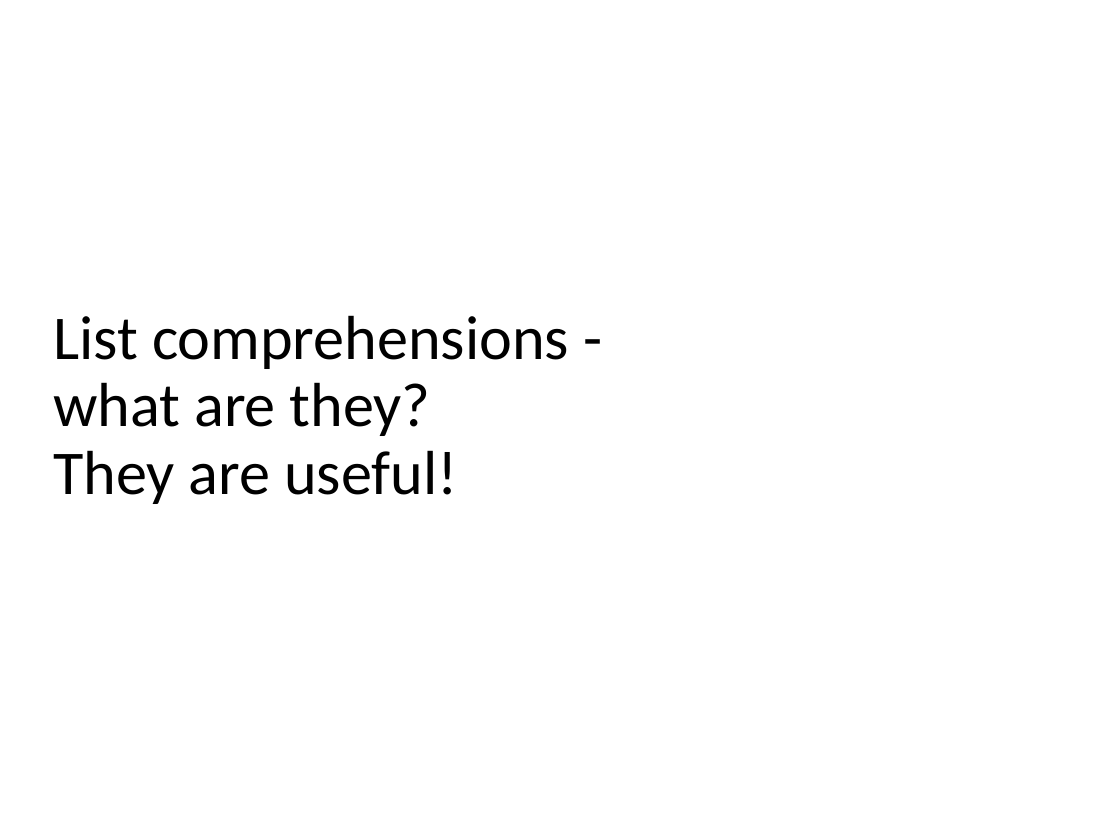
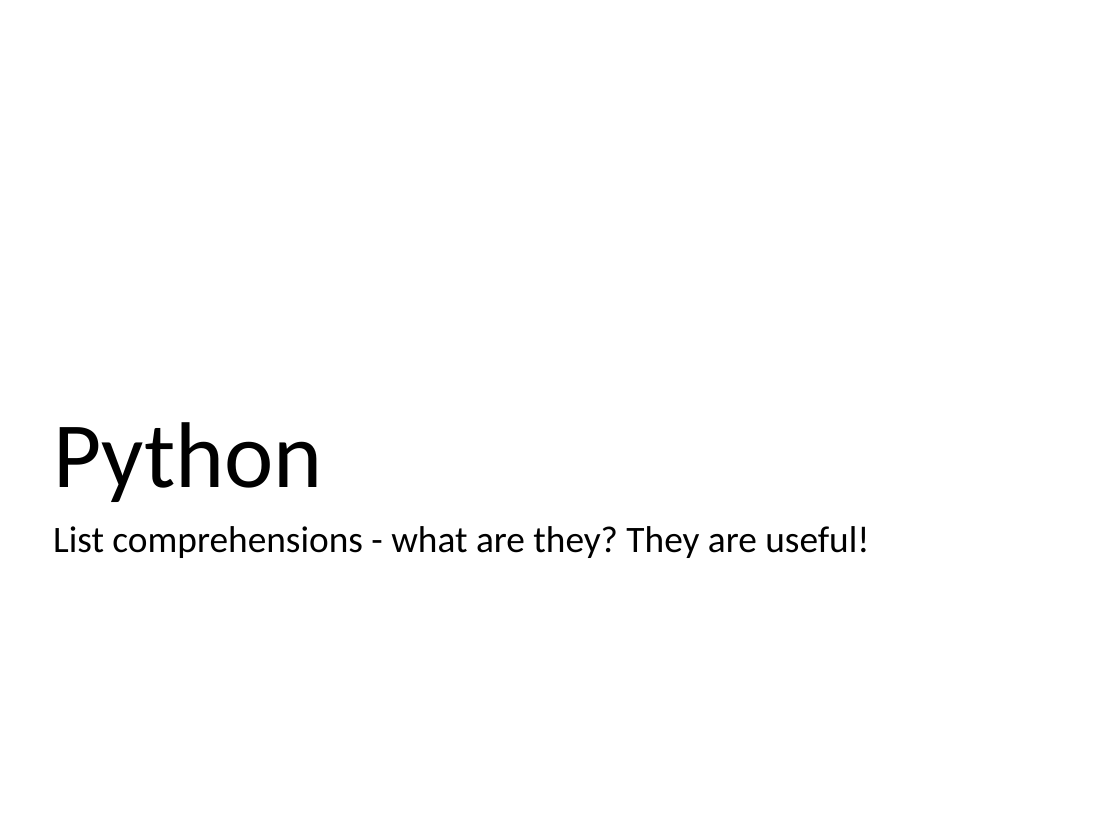
Before and after one commit to ncasuk/ncas-isc, a slide deck: slide 1 of python/presentations/learning_python/09_list_comprehensions.ppt. Drawn at 1120x840 pixels with LibreOffice and Linux fonts; fonts in the diff are those of the drawing; background and template pictures are left out. Boxes give left, top, right and bottom in pixels: in the first picture for what was removed or moved away, otherwise in the second. Text is boxed around its words. In the diff, an @@ line names an element or a change of style, - is before the commit and + after.

Commit message:
Updated title slides of first 10 learning_python presentations

```diff
--- a/python/presentations/learning_python/09_list_comprehensions.ppt
+++ b/python/presentations/learning_python/09_list_comprehensions.ppt
@@ title added at box(53, 422, 323, 502), 60 pt, text #000000 @@
+Python
@@ subtitle "List comprehensions - what are ...": place and size @@
-subtitle "List comprehensions - what are ..." at box(53, 315, 569, 504)
+subtitle "List comprehensions - what are ..." at box(53, 526, 869, 558)
@@ subtitle "List comprehensions - what are ..." at box(53, 526, 869, 558): size 40 to 24 pt; more space between paragraphs; vertical alignment bottom to top @@
```
Also in this commit, not shown: 4 other slides changed, 9 other files.
